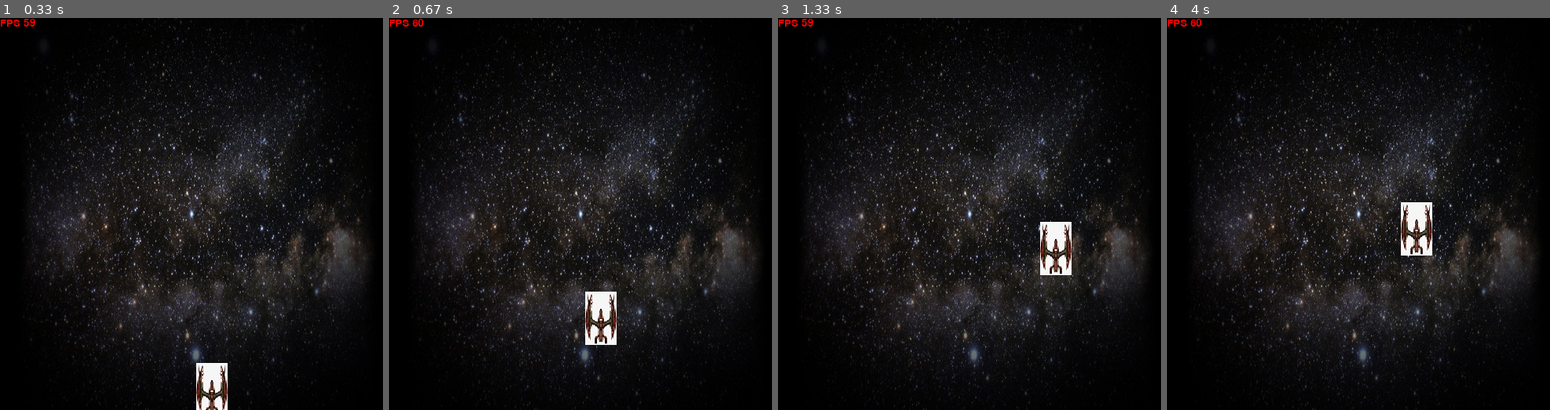
Above: before the commit, frames 1-4 (left to right).
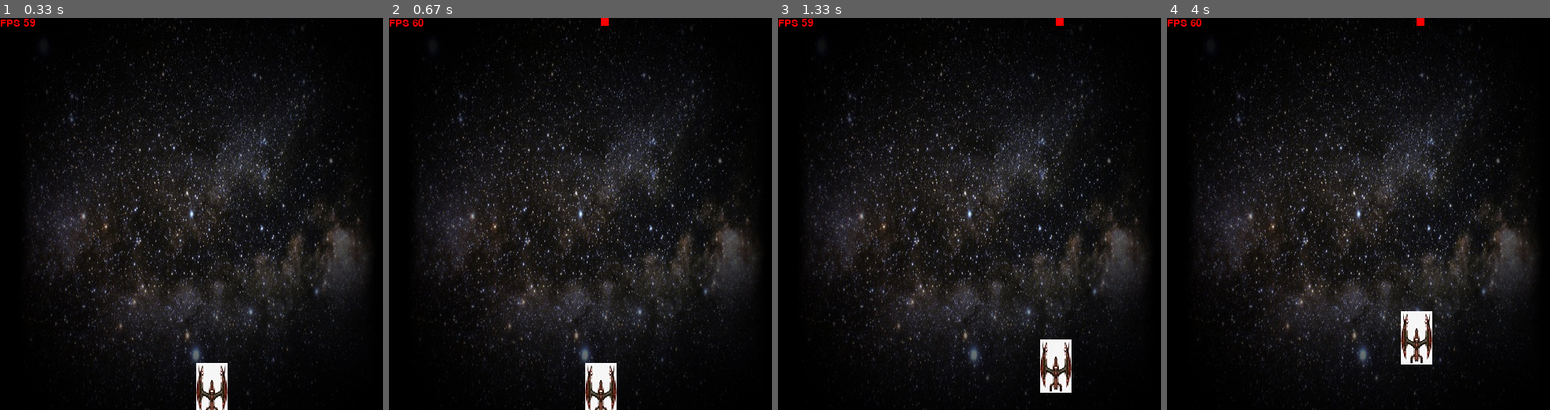
Above: after the commit, the same moments.

Repository: neerajkr007/game_pygame
Game: pygame game, started from firstgame.py
Same seed, same stepped clock (60 frames per second), same inputs: the game is played once before the commit and once after it.
Inputs:
- Up to frame 1 (0.33 s): no input
- Up to frame 2 (0.67 s): tap Space at 0.33 s
- Up to frame 3 (1.33 s): hold D 0.67-1.13 s; tap Space at 0.73, 1.03, 1.23 s; hold W from 1.17 s (still down)
- Up to frame 4 (4 s): release W at 1.47 s; hold D 1.5-1.97 s; tap Space at 1.57, 1.87, 2.07, 2.37, 2.63, 2.97, 3.27, 3.4, 3.8 s; hold A 2-2.53 s; hold S 2.57-2.87 s; hold A 2.9-3.3 s; hold W 3.33-3.7 s; hold D from 3.73 s (still down)

Frame 1 is identical in both runs. In frame 2, 2.0% of the frame differs, in the area x 51-60%, y 0-100%; in frame 3, 2.2%, in the area x 68-77%, y 0-96%; in frame 4, 2.2%.

Commit message:
Add files via upload

Diff:
--- a/firstgame.py
+++ b/firstgame.py
@@ -1,5 +1,4 @@
 import pygame
-import random
 
 pygame.init()
 
@@ -12,12 +11,11 @@
 font = pygame.font.SysFont(None, 20)
 
 velocity = 3
+velocity_bullet = 1
 width = 40
 height = 60
 x = 250
 y = 440
-isJump = False
-jumpCount = 10
 backGround = pygame.image.load("bg.jpg").convert()
 shipImg = pygame.image.load("shipImg.png").convert()
 
@@ -38,27 +36,20 @@
         x -= velocity
     if keys[pygame.K_d] and x < screenWidth - width:
         x += velocity
-    if not isJump:
-        if keys[pygame.K_w] and y > velocity - 5:
-            y -= velocity
-        if keys[pygame.K_s] and y < screenheight - height:
-            y += velocity
-        if keys[pygame.K_SPACE]:
-            isJump = True
-    else:
-        if jumpCount >= -10:
-            neg = 1
-            if jumpCount < 0:
-                neg = -1
-            y -= ((jumpCount ** 2) / 2) * neg
-            jumpCount -= 1
-        else:
-            isJump = False
-            jumpCount = 10
+    if keys[pygame.K_w] and y > velocity - 5:
+        y -= velocity
+    if keys[pygame.K_s] and y < screenheight - height:
+        y += velocity
+    v = y
+    if event.type == pygame.KEYUP or event.type == pygame.KEYDOWN:
+        if event.key == pygame.K_SPACE:
+            while v > 0:
+                v -= velocity_bullet
 
     win.fill((0, 0, 0))
     win.blit(backGround, [0, 0])
-    pygame.draw.rect(win, (0, 191, 255), (x, y, width, height))
+    bullet = pygame.draw.rect(win, (255, 0, 0), (x + 20, v, 10, 10))
+    ship = pygame.draw.rect(win, (0, 191, 255), (x, y, width, height))
     rect = shipImg.get_rect()
     rect.center = (200, 300)
     showFps = font.render('FPS ' + str(fps), True, (255, 0, 0))
@@ -66,4 +57,5 @@
     win.blit(shipImg, [x, y])
     pygame.display.update()
 
+
 pygame.quit()
